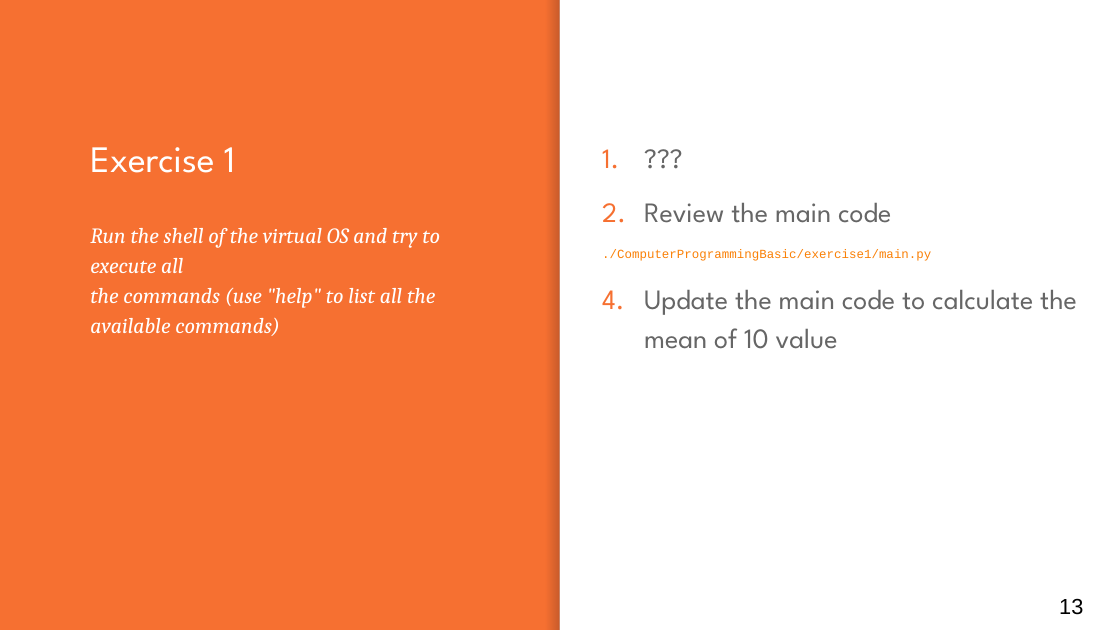
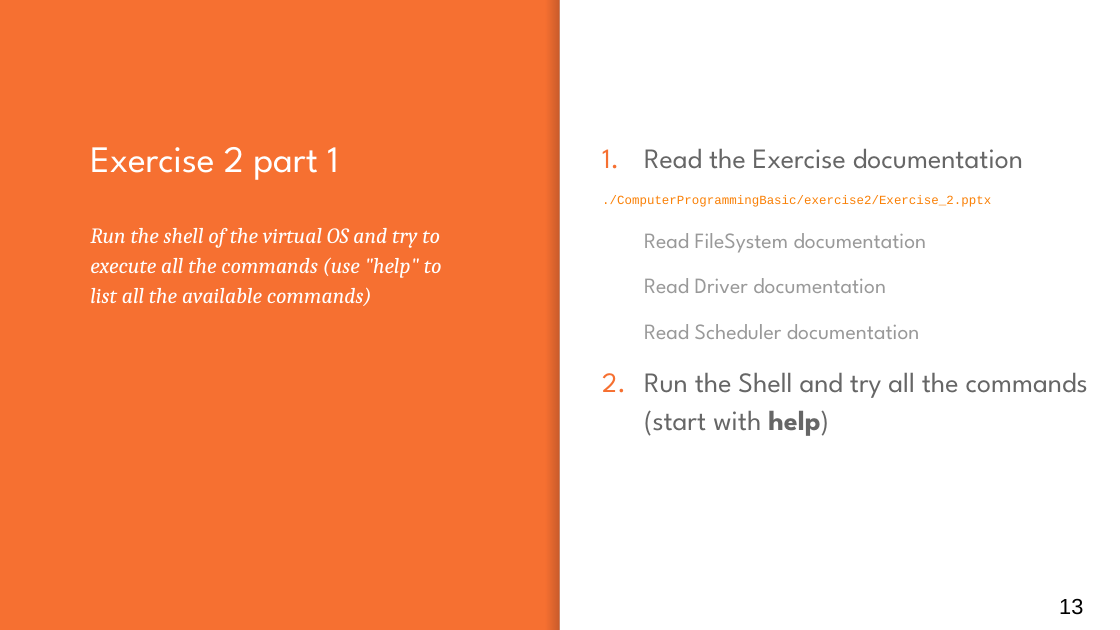
Before and after one commit to antfin/ComputerProgrammingBasic, a slide deck: slide 13 of lessons/Lesson_2.pptx. Drawn at 1120x630 pixels with LibreOffice and Linux fonts; fonts in the diff are those of the drawing. Boxes give left, top, right and bottom in pixels: in the first picture for what was removed or moved away, otherwise in the second. Text is boxed around its words. In the diff, an @@ line names an element or a change of style, - is before the commit and + after.

Commit message:
Completed lesson and exercise 2

```diff
--- a/lessons/Lesson_2.pptx
+++ b/lessons/Lesson_2.pptx
@@ title at (90,147,338,180): text changed @@
-Exercise 1
+Exercise 2 part 1
@@ text at (602,148,1088,436): text changed; size 18 to 14 pt; text colour #666666 to #999999 @@
-1. ???
-2. Review the main code
-./ComputerProgrammingBasic/exercise1/main.py
-4. Update the main code to calculate the mean of 10 value
+1. Read the Exercise documentation
+./ComputerProgrammingBasic/exercise2/Exercise_2.pptx
+      • Read FileSystem documentation
+      • Read Driver documentation
+      • Read Scheduler documentation
+2. Run the Shell and try all the commands (start with help)
@@ subtitle at (90,228,442,306): text changed @@
-Run the shell of the virtual OS and try to execute all
-the commands (use "help" to list all the available commands)
+Run the shell of the virtual OS and try to execute all the commands (use "help" to list all the available commands)
```
Also in this commit, not shown: 1 other slide changed, 7 other files.
